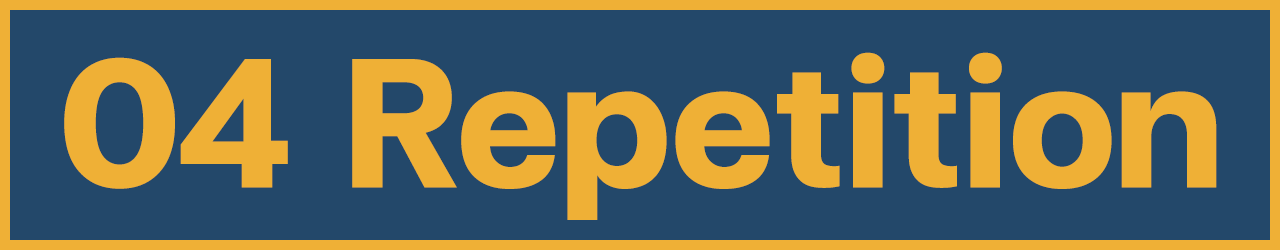
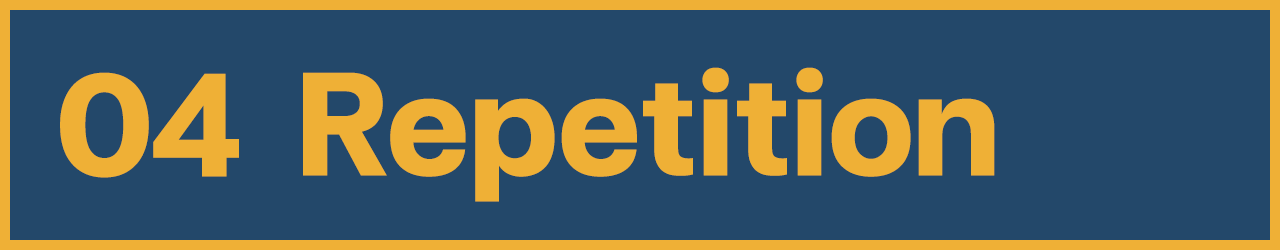
Two versions of the same layered image (1280×250). Layer-by-layer changes:
added layer "04" above "Repetition" over [60, 72, 239, 178]
renamed "04 Repetition" to "Repetition", painted on it over [64, 52, 1217, 220]
